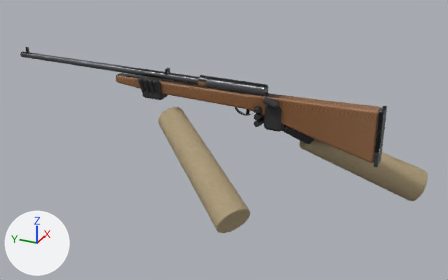
The glTF model spil/sigtekorn/modeller/jagt.glb, before and after one commit.
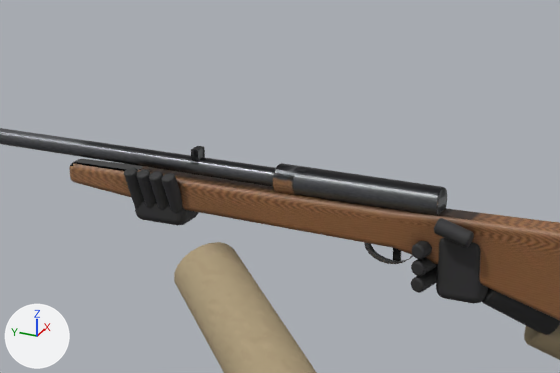
The first picture shows the older version from a camera (50 mm lens) standing at (-1.502, -0.6, 0.602) and looking at (0.003, 0.077, -0.15). The close-ups show the older and then the newer version on the part from 20% to 70% of the width and 3% to 57% of the height of that picture. Only the edits that show in the close-ups are written down. Arrows for +X, +Y and +Z are at lower left; the lights stay in place. Vertices at exactly the same position are counted once.

Names of what the first close-up shows: 'hænder', 'jagt'.
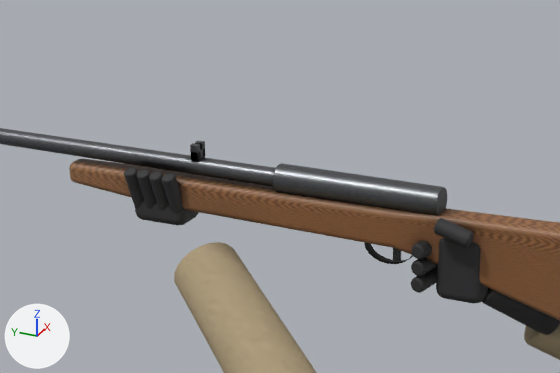
Location of each change, (x1, y1, x2, y2) in pixels of the close-ups (560 x 373 px):
part 1 of me_skæfte, rebuilt (7% wider, 38% taller): before (191, 146, 205, 161); after (190, 141, 205, 162)
part 2 of me_skæfte, surface changed: (70, 139, 560, 264) in both

The edits, one by one:
me_skæfte is used by ob_jagt; location (0.0, 0.0, 0.0).
me_skæfte had 1238 vertices, 2436 faces and spanned x -0.022..0.065, y -0.372..0.79, z -0.135..0.048.
me_skæfte now has 1382 vertices, 2748 faces and spans x -0.022..0.065, y -0.372..0.79, z -0.135..0.05.
me_skæfte part 1: the loose piece of 96 vertices spanning x -0.008..0.008, y 0.25..0.26, z 0.03..0.044 is rebuilt with 240 vertices and now spans x -0.009..0.009, y 0.25..0.26, z 0.03..0.05.
me_skæfte part 2: 1972 kept faces spanning x -0.022..0.065, y -0.372..0.79, z -0.135..0.048 get new texture (UV) coordinates.
